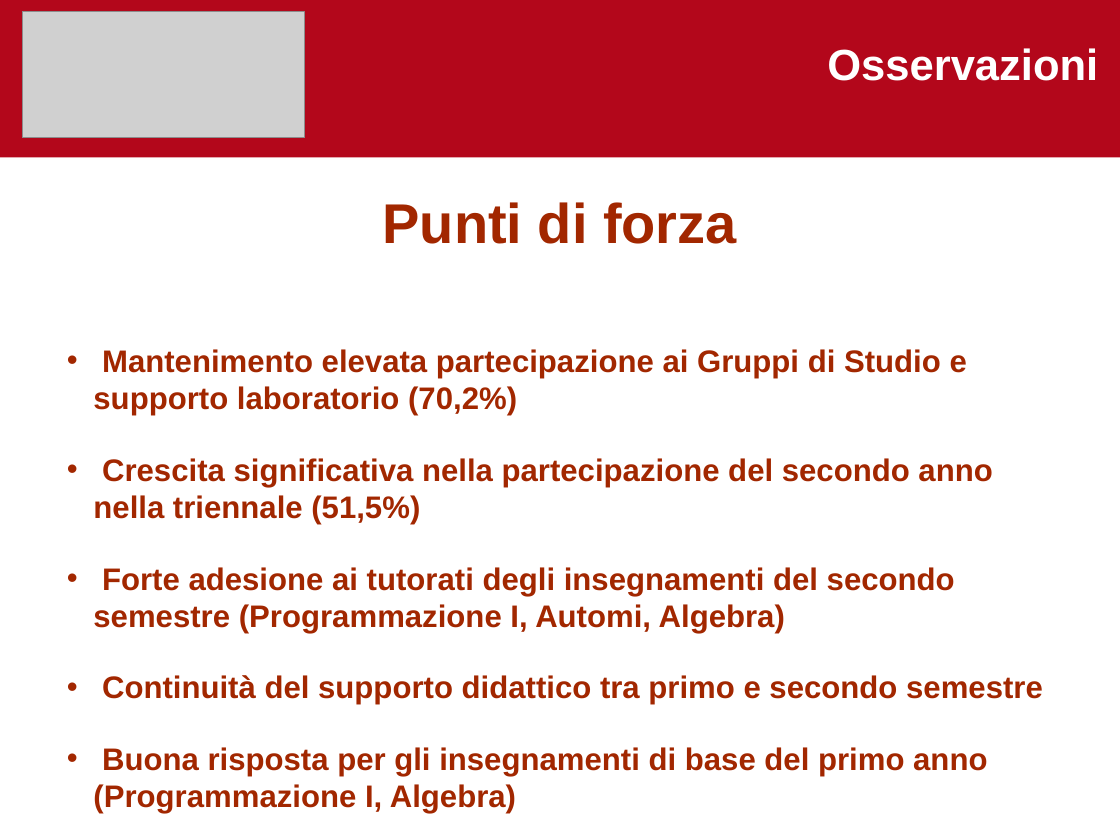
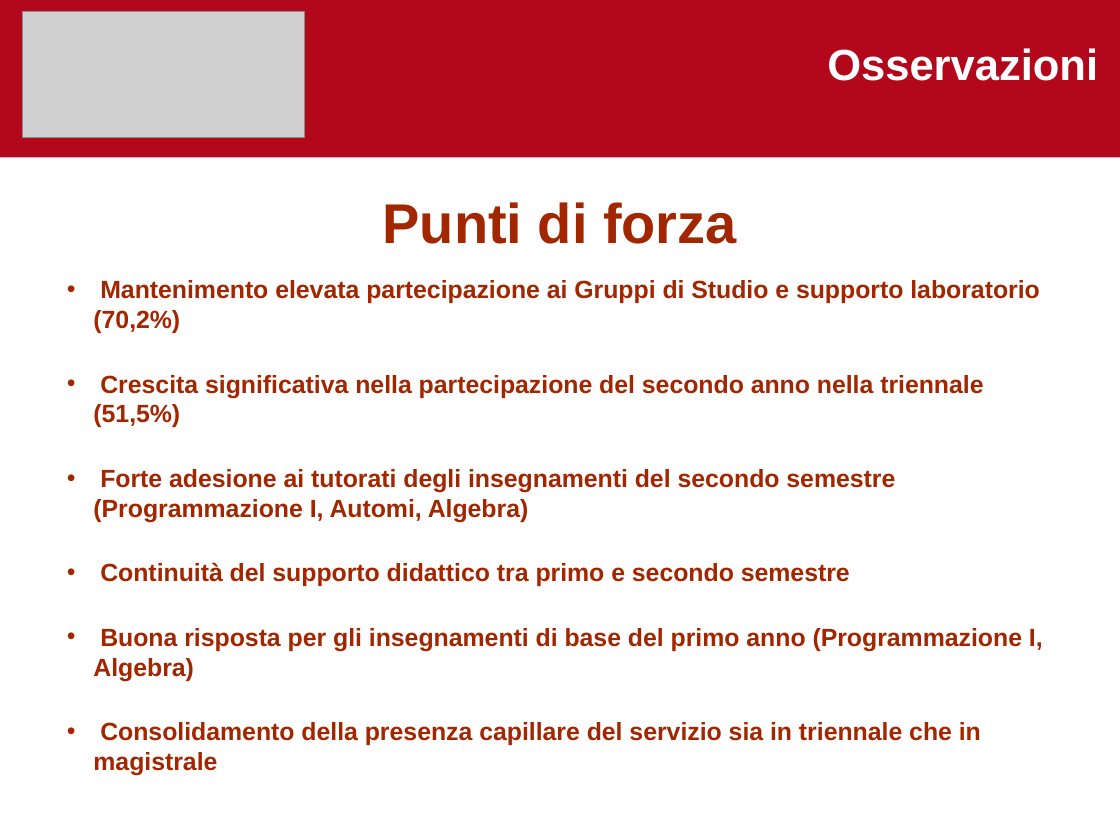
Before and after one commit to gabrielrovesti/Teaching-And-Tutoring, a slide deck: slide 4 of Tutorato UniPD/Tutor di Coordinamento/Presentazioni e raccolte dati/Informatica - Semestre 2.ppt. Drawn at 1120x840 pixels with LibreOffice and Linux fonts; fonts in the diff are those of the drawing; grey boxes stand for pictures. Boxes give left, top, right and bottom in pixels: in the first picture for what was removed or moved away, otherwise in the second. Text is boxed around its words. In the diff, an @@ line names an element or a change of style, - is before the commit and + after.

```diff
--- a/Tutorato UniPD/Tutor di Coordinamento/Presentazioni e raccolte dati/Informatica - Semestre 2.ppt
+++ b/Tutorato UniPD/Tutor di Coordinamento/Presentazioni e raccolte dati/Informatica - Semestre 2.ppt
@@ text "Punti di forza" at <box>93,202,1043,745</box>: size 20 to 16 pt @@
```
Also in this commit, not shown: 2 other slides changed, 1 other file.
